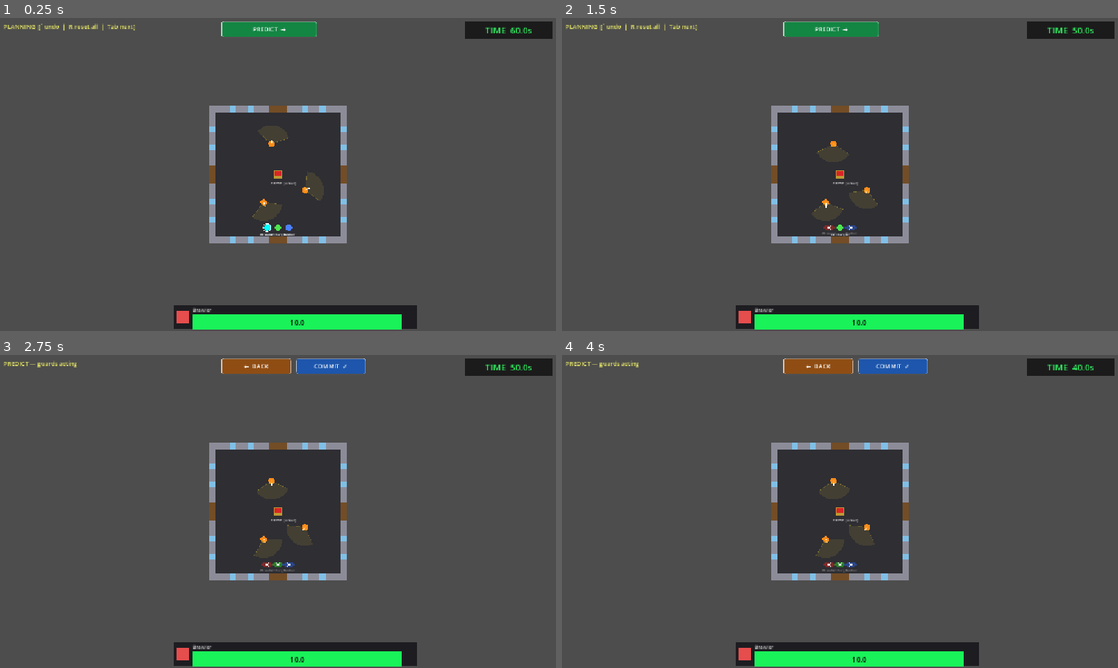
Above: before the commit, frames 1-4 (two rows, left to right).
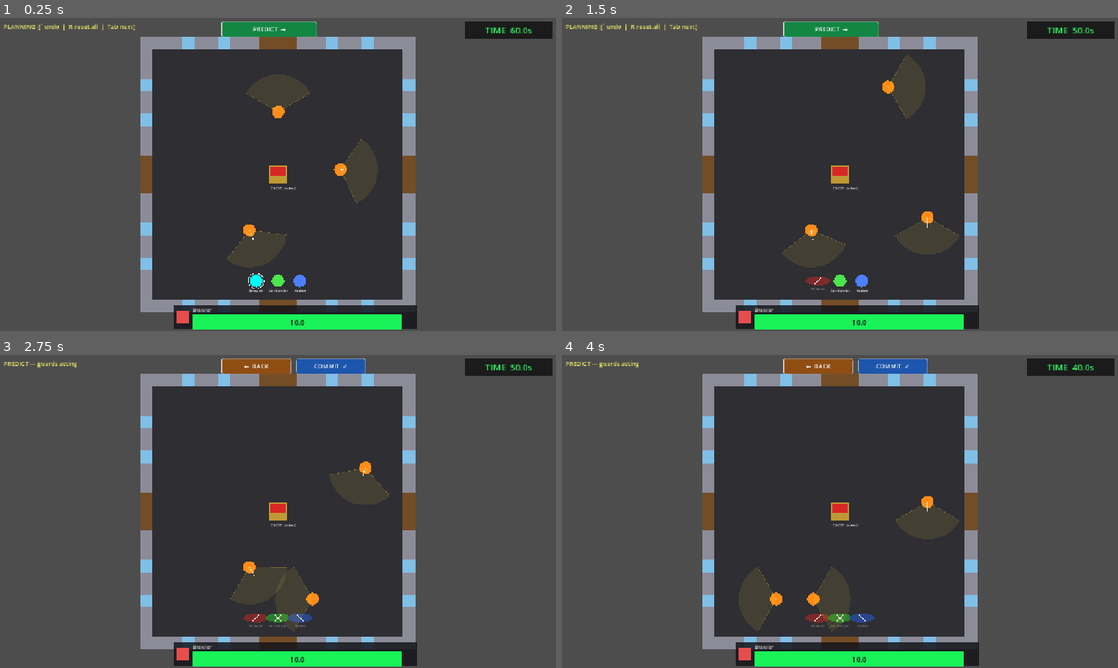
Above: after the commit, the same moments.

Repository: Vu-QuangMinh/Timeless
Game: Godot game, scene res://scenes/main.tscn
Two runs of this game, one before a commit and one after it. Both use one fixed random seed, a clock stepped at 60 frames per second and the inputs below.
Inputs:
- Up to frame 1 (0.25 s): no input
- Up to frame 2 (1.5 s): click "PREDICT →" at 0.5 s; click "COMMIT ✓" at 1.25 s
- Up to frame 3 (2.75 s): click "PREDICT →" at 2 s
- Up to frame 4 (4 s): click "COMMIT ✓" at 2.75 s; click "PREDICT →" at 3.5 s

The runs differ from the first frame. In frame 1, 34% of the frame differs, in the area x 25-75%, y 6-94%; in frame 2, 34%; in frame 3, 34%; in frame 4, 34%.

Commit message:
Added test

Diff:
--- a/scenes/test_map/test_map.gd
+++ b/scenes/test_map/test_map.gd
@@ -2,20 +2,20 @@
 ## Draws the 20m×20m test room (walls, doors, windows, chest) using _draw().
 ## All geometry is visual only in this build — collision walls come in a later phase.
 ## Does NOT spawn characters, manage guards, or handle game logic.
-## Coordinate system: 1 world unit = 1 pixel, 16px = 1 meter. Origin at room center.
+## Coordinate system: 1 world unit = 1 pixel, 32px = 1 meter. Origin at room center.
 
 class_name TestMap
 extends Node2D
 
 # --- Scale constants (pixels) ---
-const PPM    := 16.0   # pixels per meter
-const HALF   := 160.0  # 10m half-extent of room interior (20m×20m room)
-const WALL_T := 16.0   # 1m wall thickness
-const DOOR_H := 24.0   # half of 3m door opening
-const WIN_W  := 16.0   # 1m window width (half = 8px)
+const PPM    := 32.0   # pixels per meter
+const HALF   := 320.0  # 10m half-extent of room interior (20m×20m room)
+const WALL_T := 32.0   # 1m wall thickness
+const DOOR_H := 48.0   # half of 3m door opening
+const WIN_W  := 32.0   # 1m window width (half = 16px)
 
 # Derived: length from wall edge to door gap on one side
-const _HALF_WALL := HALF - DOOR_H  # 136px
+const _HALF_WALL := HALF - DOOR_H  # 272px
 
 ## World-space position of each door center (used by main.gd for spawn).
 const DOOR_SOUTH := Vector2(0.0,   HALF)
@@ -120,8 +120,8 @@
 	draw_rect(Rect2(wall_x, by + seg,  ww, wh), C_WINDOW)
 
 func _draw_chest() -> void:
-	# Chest at center: 24×24px box, gold. Red lock indicator on top.
-	var size := Vector2(24.0, 24.0)
+	# Chest at center: 48×48px box (3m×3m), gold. Red lock indicator on top.
+	var size := Vector2(48.0, 48.0)
 	var origin := -size * 0.5
 	draw_rect(Rect2(origin, size), C_CHEST)
 	# Lock indicator: small red square upper half
@@ -155,4 +155,4 @@
 ## Returns the chest as a circular obstacle for the pathfinder.
 ## Radius = half the chest's visual width (12px). Pathfinder inflates by CHAR_RADIUS itself.
 func get_chest_obstacle() -> Dictionary:
-	return {center = Vector2.ZERO, radius = 12.0}
+	return {center = Vector2.ZERO, radius = 24.0}
--- a/scripts/guard.gd
+++ b/scripts/guard.gd
@@ -6,18 +6,20 @@
 class_name Guard
 extends CharacterBody2D
 
-const GUARD_RADIUS   := 8.0          # pixels; 0.5 m at 16 px/m — same footprint as player
+const GUARD_RADIUS   := 16.0         # pixels; 0.5 m at 32 px/m — same footprint as player
 const FOV_HALF_RAD   := PI / 3.0     # 60° half-angle → 120° total FoV
-const FOV_VISUAL_PX  := 48.0         # visual wedge length (3 m); game range is 20 m
+const FOV_VISUAL_PX  := 96.0         # visual wedge length (3 m); game range is 20 m
 
 const C_ACTIVE   := Color(1.0, 0.55, 0.10, 1.0)   # amber
 const C_NEUTRAL  := Color(0.40, 0.40, 0.40, 1.0)  # grey when neutralised
 const C_FOV_FILL := Color(1.0, 0.85, 0.20, 0.10)
 const C_FOV_EDGE := Color(1.0, 0.85, 0.20, 0.28)
 
-var guard_id: int        = 0
-var facing_angle: float  = 0.0    # radians; Godot screen-space (0 = right, π/2 = down)
-var is_neutralized: bool = false
+var guard_id: int            = 0
+var facing_angle: float      = 0.0    # radians; Godot screen-space (0 = right, π/2 = down)
+var is_neutralized: bool     = false
+## PI/2 = turn clockwise (right), -PI/2 = turn counterclockwise (left). Set once at spawn.
+var patrol_turn_angle: float = 0.0
 
 # Predict-phase state — saved on enter, restored on Back to Planning.
 var _predict_start_pos: Vector2
@@ -44,7 +46,7 @@
 
 	# Facing direction line
 	var dir := Vector2(cos(facing_angle), sin(facing_angle))
-	draw_line(Vector2.ZERO, dir * (GUARD_RADIUS + 5.0), Color.WHITE, 1.5)
+	draw_line(Vector2.ZERO, dir * (GUARD_RADIUS + 10.0), Color.WHITE, 1.5)
 
 func _draw_fov() -> void:
 	const STEPS := 12
--- a/scripts/main.gd
+++ b/scripts/main.gd
@@ -13,9 +13,9 @@
 const PathPreviewScene := preload("res://scenes/ui/path_preview.tscn")
 
 const SPAWN_POSITIONS := [
-	Vector2(-28.0, 136.0),
-	Vector2(  0.0, 136.0),
-	Vector2( 28.0, 136.0),
+	Vector2(-56.0, 272.0),
+	Vector2(  0.0, 272.0),
+	Vector2( 56.0, 272.0),
 ]
 const SPAWN_CLASSES := [
 	Character.CharacterClass.BRAWLER,
@@ -25,24 +25,24 @@
 
 # Chest geometry (matches TestMap)
 const CHEST_CENTER  := Vector2.ZERO
-const CHEST_OBS_R   := 12.0
-const CHEST_CLICK_R := 24.0
-
-# Door centres — walls at ±160 px (TestMap.HALF, 10m)
+const CHEST_OBS_R   := 24.0
+const CHEST_CLICK_R := 48.0
+
+# Door centres — walls at ±320 px (TestMap.HALF, 10m at 32px/m)
 const DOOR_CENTERS: Array = [
-	Vector2(  0.0,  160.0),
-	Vector2(  0.0, -160.0),
-	Vector2(-160.0,   0.0),
-	Vector2( 160.0,   0.0),
+	Vector2(  0.0,  320.0),
+	Vector2(  0.0, -320.0),
+	Vector2(-320.0,   0.0),
+	Vector2( 320.0,   0.0),
 ]
-const DOOR_CLICK_R    := 24.0
-const ACTION_REACH_PX := 8.0    # 0.5 m × 16 px/m
-const GUARD_CLICK_R   := 16.0
+const DOOR_CLICK_R    := 48.0
+const ACTION_REACH_PX := 16.0   # 0.5 m × 32 px/m
+const GUARD_CLICK_R   := 32.0
 
 # Guard Predict constants
-const GUARD_SPEED_PX  := 80.0   # 5 m/s × 16 px/m
-const GUN_RANGE_PX    := 320.0  # 20 m
-const TASER_RANGE_PX  := 8.0    # 0.5 m
+const GUARD_SPEED_PX  := 40.0   # 1.25 m/s × 32 px/m
+const GUN_RANGE_PX    := 640.0  # 20 m × 32 px/m
+const TASER_RANGE_PX  := 16.0   # 0.5 m × 32 px/m
 const GUN_FIRE_S      := 3.0    # seconds to fire
 const TASER_S         := 2.0    # seconds to tase
 
@@ -107,11 +107,12 @@
 	for i in 3:
 		var jitter := (randf() - 0.5) * deg_to_rad(50.0)
 		var angle  := base_angle + i * (TAU / 3.0) + jitter
-		var pos    := Vector2(cos(angle), sin(angle)) * 80.0    # 5 m × 16 px/m
-		var g          := Guard.new()
-		g.guard_id      = i
-		g.position      = pos
-		g.facing_angle  = _angle_to_nearest_door(pos)
+		var pos    := Vector2(cos(angle), sin(angle)) * 160.0   # 5 m × 32 px/m
+		var g              := Guard.new()
+		g.guard_id          = i
+		g.position          = pos
+		g.facing_angle      = _angle_to_nearest_door(pos)
+		g.patrol_turn_angle = PI / 2.0 if randf() < 0.5 else -PI / 2.0
 		guards_node.add_child(g)
 		_guards.append(g)
 
@@ -212,29 +213,129 @@
 		g._predict_start_pos    = g.global_position
 		g._predict_start_facing = g.facing_angle
 
-		var target := _guard_nearest_target(g)
+		var target := _guard_fov_target(g)
 		if target == null:
+			_animate_guard_patrol(g)
 			continue
 
 		var dist := g.global_position.distance_to(target.logical_pos)
-		# Design: shoot if clear LoS, within 20 m, > 0.5 m, no hostage held.
-		# LoS ray-casting is out of scope for this build — distance-only check.
 		if not hostage_held and dist <= GUN_RANGE_PX and dist > TASER_RANGE_PX:
 			_animate_guard_shoot(g, target)
 		else:
 			_animate_guard_move(g, target)
 
-func _guard_nearest_target(guard: Guard) -> PlayerCharacter:
+## Nearest non-downed player inside the guard's FOV cone, or null if none visible.
+func _guard_fov_target(guard: Guard) -> PlayerCharacter:
 	var nearest: PlayerCharacter = null
 	var best_dist := INF
 	for ch in _characters:
 		if ch.is_taken_down:
+			continue
+		if not _is_in_guard_fov(guard, ch.logical_pos):
 			continue
 		var d := guard.global_position.distance_to(ch.logical_pos)
 		if d < best_dist:
 			best_dist = d
 			nearest   = ch
 	return nearest
+
+func _is_in_guard_fov(guard: Guard, target_pos: Vector2) -> bool:
+	var to_target := target_pos - guard.global_position
+	var dist      := to_target.length()
+	if dist > GUN_RANGE_PX:
+		return false
+	if dist < 0.5:
+		return true
+	var facing_dir := Vector2(cos(guard.facing_angle), sin(guard.facing_angle))
+	return absf(facing_dir.angle_to(to_target.normalized())) <= Guard.FOV_HALF_RAD
+
+## How far the guard can move in dir before the FOV front point (pos + dir*(d + FOV_VIS)) hits a wall.
+func _fov_wall_dist(pos: Vector2, dir: Vector2) -> float:
+	const ROOM_HALF := 320.0  # TestMap.HALF — 10m × 32px/m
+	var fov_vis := Guard.FOV_VISUAL_PX
+	var best    := INF
+	if dir.x > 0.001:
+		var d := (ROOM_HALF  - pos.x) / dir.x - fov_vis
+		if d >= 0.0: best = minf(best, d)
+	elif dir.x < -0.001:
+		var d := (-ROOM_HALF - pos.x) / dir.x - fov_vis
+		if d >= 0.0: best = minf(best, d)
+	if dir.y > 0.001:
+		var d := (ROOM_HALF  - pos.y) / dir.y - fov_vis
+		if d >= 0.0: best = minf(best, d)
+	elif dir.y < -0.001:
+		var d := (-ROOM_HALF - pos.y) / dir.y - fov_vis
+		if d >= 0.0: best = minf(best, d)
+	return 0.0 if is_inf(best) else best
+
+## Cardinal angle pointing directly toward the nearest wall from pos.
+func _facing_toward_nearest_wall(pos: Vector2) -> float:
+	const ROOM_HALF := 320.0
+	var d_north := pos.y - (-ROOM_HALF)
+	var d_south := ROOM_HALF - pos.y
+	var d_west  := pos.x - (-ROOM_HALF)
+	var d_east  := ROOM_HALF - pos.x
+	var min_d   := minf(minf(d_north, d_south), minf(d_west, d_east))
+	if   min_d == d_north: return -PI / 2.0   # face north (up)
+	elif min_d == d_south: return  PI / 2.0   # face south (down)
+	elif min_d == d_west:  return  PI         # face west  (left)
+	else:                  return  0.0        # face east  (right)
+
+## Patrol: face the nearest wall perpendicularly, move until FOV front hits it, then turn by
+## patrol_turn_angle (set at spawn). Repeats for the full turn budget.
+func _animate_guard_patrol(guard: Guard) -> void:
+	guard._predict_tween = create_tween()
+	var pos     := guard.global_position
+	# Always start by facing directly toward the nearest wall, regardless of current heading.
+	var facing  := _facing_toward_nearest_wall(pos)
+	var cf0     := facing
+	guard._predict_tween.tween_callback(func():
+		guard.facing_angle = cf0
+		guard.queue_redraw()
+	)
+	var elapsed := 0.0
+	var budget  := GameManager.TURN_DURATION
+	var safety  := 0
+
+	while elapsed < budget - 0.001 and safety < 50:
+		safety += 1
+		var dir  := Vector2(cos(facing), sin(facing))
+		var dist := _fov_wall_dist(pos, dir)
+
+		if dist <= 0.5:
+			# Already at wall stop — turn in place without moving.
+			facing = wrapf(facing + guard.patrol_turn_angle, -PI, PI)
+			var cf := facing
+			guard._predict_tween.tween_callback(func():
+				guard.facing_angle = cf
+				guard.queue_redraw()
+			)
+			continue
+
+		var secs_to_wall := dist / GUARD_SPEED_PX
+
+		if elapsed + secs_to_wall >= budget:
+			# Partial move fills the remaining budget.
+			var remaining := budget - elapsed
+			var end_pos   := pos + dir * (GUARD_SPEED_PX * remaining)
+			guard._predict_tween.tween_property(
+				guard, "position", end_pos,
+				remaining / GameManager.ANIMATION_SPEED_MULTIPLIER)
+			break
+
+		# Full move to the wall stop, then turn.
+		var stop_pos := pos + dir * dist
+		guard._predict_tween.tween_property(
+			guard, "position", stop_pos,
+			secs_to_wall / GameManager.ANIMATION_SPEED_MULTIPLIER)
+		elapsed += secs_to_wall
+		pos      = stop_pos
+		facing   = wrapf(facing + guard.patrol_turn_angle, -PI, PI)
+		var cf   := facing
+		guard._predict_tween.tween_callback(func():
+			guard.facing_angle = cf
+			guard.queue_redraw()
+		)
 
 ## Recompute every guard's is_neutralized from scratch:
 ## start from the committed baseline, then re-apply any takedowns in the current planning queues.
@@ -470,7 +571,7 @@
 	return items
 
 func _build_hack_items(target_type: String, target_center: Vector2, sel: PlayerCharacter) -> Array:
-	var hack_px   := TimeCalculator.hack_range(sel.stat_int) * 16.0
+	var hack_px   := TimeCalculator.hack_range(sel.stat_int) * 32.0
 	var cost      := TimeCalculator.hack_time(target_type, sel.stat_int)
 	var remaining := sel.get_turn_time_remaining()
 
--- a/scripts/pathing/move_path.gd
+++ b/scripts/pathing/move_path.gd
@@ -6,7 +6,7 @@
 
 class_name MovePath
 
-const PPM := 16.0  # pixels per meter — must match TestMap
+const PPM := 32.0  # pixels per meter — must match TestMap
 
 ## A single segment: either a straight line or a circular arc.
 class Segment:
--- a/scripts/pathing/path_smoother.gd
+++ b/scripts/pathing/path_smoother.gd
@@ -1,12 +1,12 @@
 ## PathSmoother
 ## Converts a raw waypoint list (from Pathfinder) into a MovePath with arc-and-line segments.
-## Arc radius at each bend is 0.5m = 8px, clamped so tangent length never exceeds half the
+## Arc radius at each bend is 0.5m = 16px, clamped so tangent length never exceeds half the
 ## shorter adjacent segment. Bends shorter than MIN_TURN_RAD radians are skipped (near-collinear).
 ## Does NOT compute raw paths — use Pathfinder. Does NOT reference game state.
 
 class_name PathSmoother
 
-const ARC_RADIUS   := 8.0   # pixels; 0.5m × 16px/m
+const ARC_RADIUS   := 16.0  # pixels; 0.5m × 32px/m
 const MIN_TURN_RAD := 0.01  # radians; skip arc below ~0.57°
 
 ## Typed container for one bend's pre-computed arc parameters.
--- a/scripts/pathing/pathfinder.gd
+++ b/scripts/pathing/pathfinder.gd
@@ -7,8 +7,8 @@
 
 class_name Pathfinder
 
-const CHAR_RADIUS := 8.0   # pixels; 0.5m × 16px/m — inflated onto all obstacle radii
-const EPSILON     := 0.5   # px; tolerance for duplicate nodes and edge clearance
+const CHAR_RADIUS := 16.0  # pixels; 0.5m × 32px/m — inflated onto all obstacle radii
+const EPSILON     := 1.0   # px; tolerance for duplicate nodes and edge clearance
 
 ## circles: Array of {center: Vector2, radius: float}
 ## wall_segs: Array of PackedVector2Array, each with exactly 2 points [p1, p2]
--- a/scripts/player_character.gd
+++ b/scripts/player_character.gd
@@ -11,10 +11,10 @@
 signal selected_changed(is_selected: bool)
 
 const TURN_BUDGET   := 10.0
-const CHAR_RADIUS   := 8.0   # pixels; 0.5m at 16px/m
-# Fallen ellipse dimensions (2m × 0.7m at 16px/m)
-const FALLEN_A      := 16.0  # semi-major axis (1m)
-const FALLEN_B      := 5.6   # semi-minor axis (0.35m)
+const CHAR_RADIUS   := 16.0  # pixels; 0.5m at 32px/m
+# Fallen ellipse dimensions (2m × 0.7m at 32px/m)
+const FALLEN_A      := 32.0  # semi-major axis (1m)
+const FALLEN_B      := 11.2  # semi-minor axis (0.35m)
 
 var is_selected:   bool = false
 var is_taken_down: bool = false
@@ -48,7 +48,7 @@
 	var fill := Color.CYAN if is_selected else _class_color()
 	draw_circle(Vector2.ZERO, CHAR_RADIUS, fill)
 	if is_selected:
-		draw_arc(Vector2.ZERO, CHAR_RADIUS + 2.0, 0.0, TAU, 24, Color.WHITE, 1.5)
+		draw_arc(Vector2.ZERO, CHAR_RADIUS + 4.0, 0.0, TAU, 24, Color.WHITE, 1.5)
 	var font   := ThemeDB.fallback_font
 	var fs     := 9
 	var text   := display_name()
Not shown, added: ~$erall document.docx
